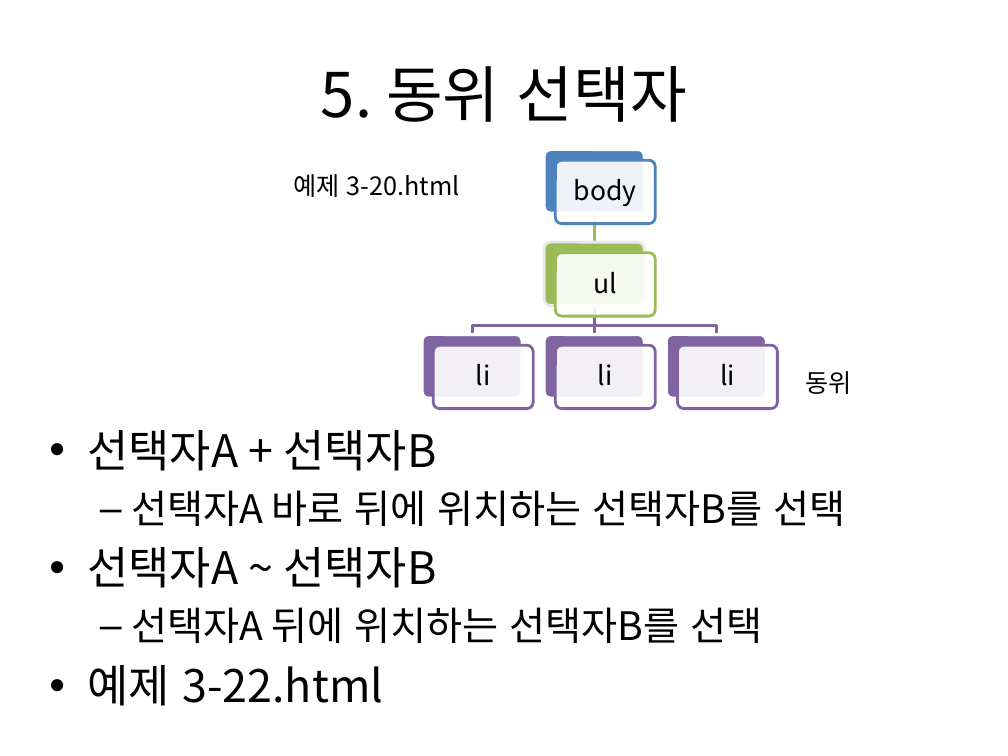
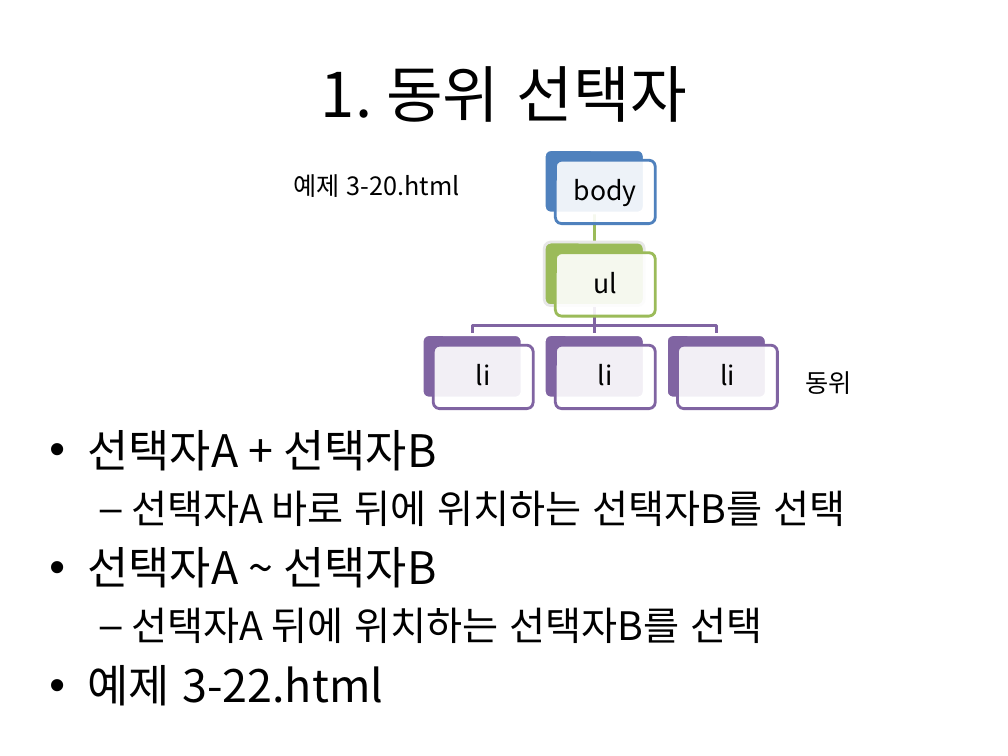
Before and after one commit to kdkcom1234/git2021, a slide deck: slide 20 of 1-html-css/03. CSS3 선택자 및 스타일 속성(1).pptx. Drawn at 1008x756 pixels with LibreOffice and Linux fonts; fonts in the diff are those of the drawing. Boxes give left, top, right and bottom in pixels: in the first picture for what was removed or moved away, otherwise in the second. Text is boxed around its words. In the diff, an @@ line names an element or a change of style, - is before the commit and + after.

```diff
--- a/1-html-css/03. CSS3 선택자 및 스타일 속성(1).pptx
+++ b/1-html-css/03. CSS3 선택자 및 스타일 속성(1).pptx
@@ title at (321,66,687,122): text changed @@
-5. 동위 선택자
+1. 동위 선택자
```
Also in this commit, not shown: 12 other slides changed.
